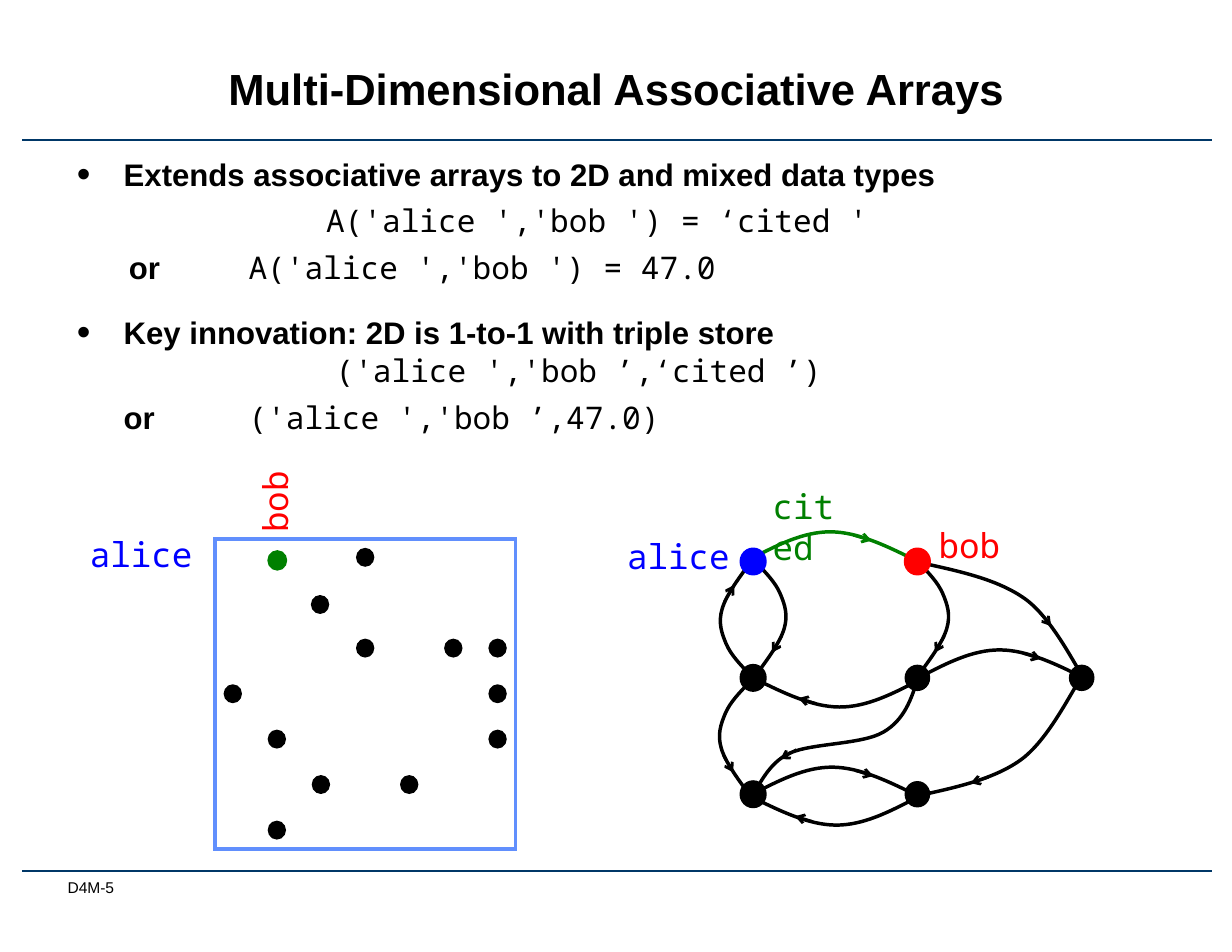
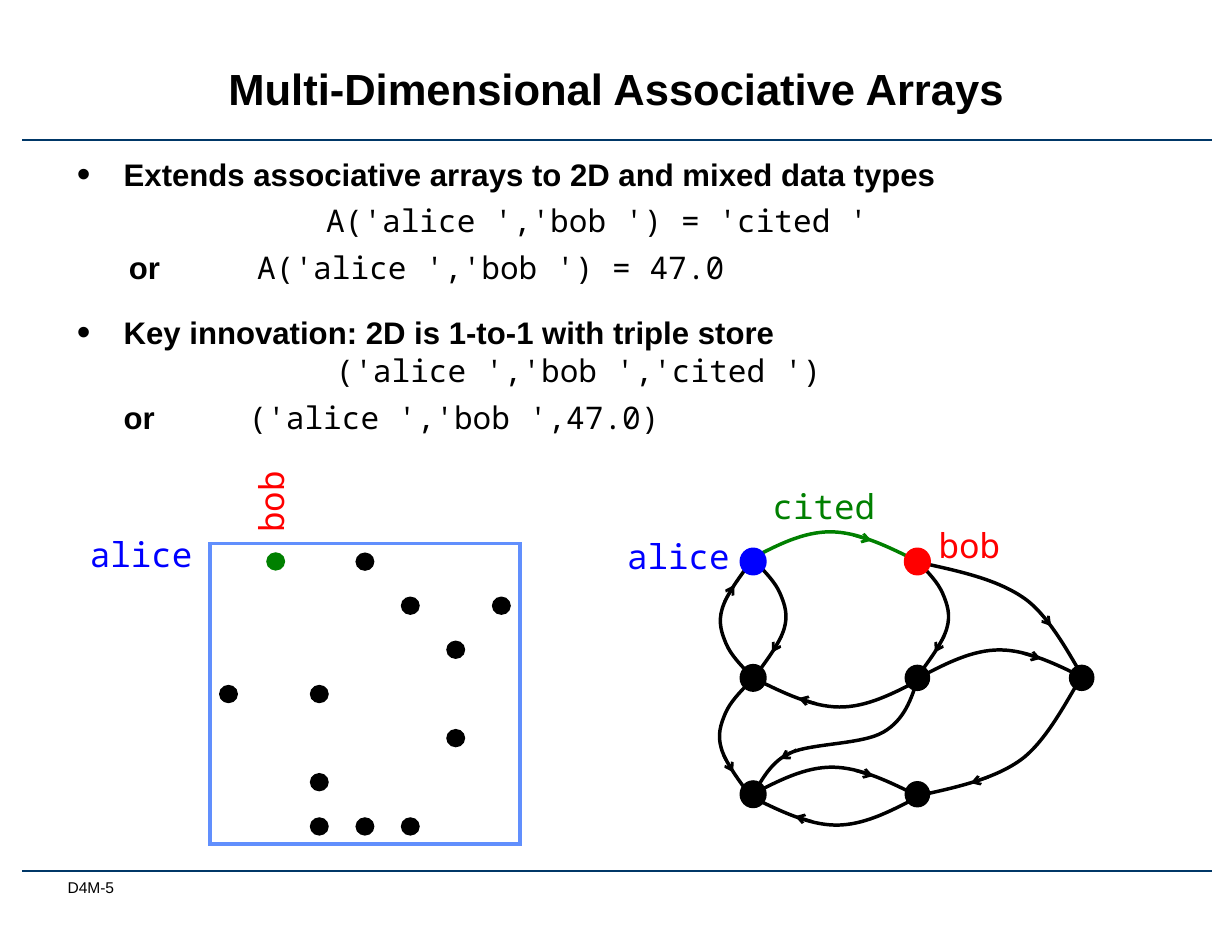
Before and after one commit to Accla/d4m, a slide deck: slide 5 of docs/Lec02-GroupTheory.pptx. Drawn at 1232x952 pixels with LibreOffice and Linux fonts; fonts in the diff are those of the drawing; background and template pictures are left out. Boxes give left, top, right and bottom in pixels: in the first picture for what was removed or moved away, otherwise in the second. Text is boxed around its words. In the diff, an @@ line names an element or a change of style, - is before the commit and + after.

```diff
--- a/docs/Lec02-GroupTheory.pptx
+++ b/docs/Lec02-GroupTheory.pptx
@@ text at [124,321,774,434]: text changed @@
-• Key innovation: 2D is 1-to-1 with triple store
-  ('alice ','bob ’,‘cited ’)
-or ('alice ','bob ’,47.0)
+• Key innovation: 2D is 1-to-1 with triple store
+  ('alice ','bob ','cited ')
+or ('alice ','bob ',47.0)
@@ text "bob": place and size @@
-text "bob" at [252,477,299,530]
+text "bob" at [248,477,295,530]
@@ text "cited" rewrapped from [616,358,765,387] to [773,493,875,520] @@
@@ ellipse at [266,553,285,571]: fill #000000 to #008000; mirrored; rotation 0 to 90 degrees @@
@@ ellipse removed at [268,551,286,570] @@
@@ mirrored; rotation 0 to 90 degrees in 12 elements at [210,544,520,844], [310,685,329,703], [446,730,465,748], [400,817,419,835], [356,553,375,571], [356,817,375,835], [400,596,419,614], [446,641,465,659], [219,685,238,703], [310,817,329,835], [491,596,510,614], [310,773,329,791] @@
```
Also in this commit, not shown: 1 other slide changed.
